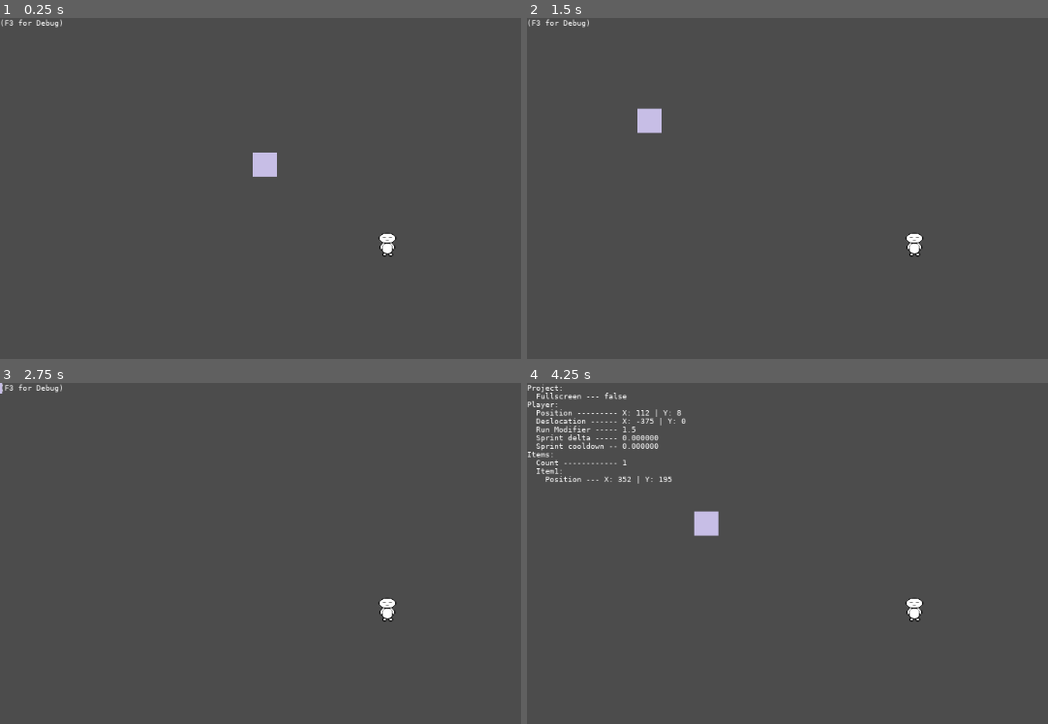
Above: before the commit, frames 1-4 (two rows, left to right).
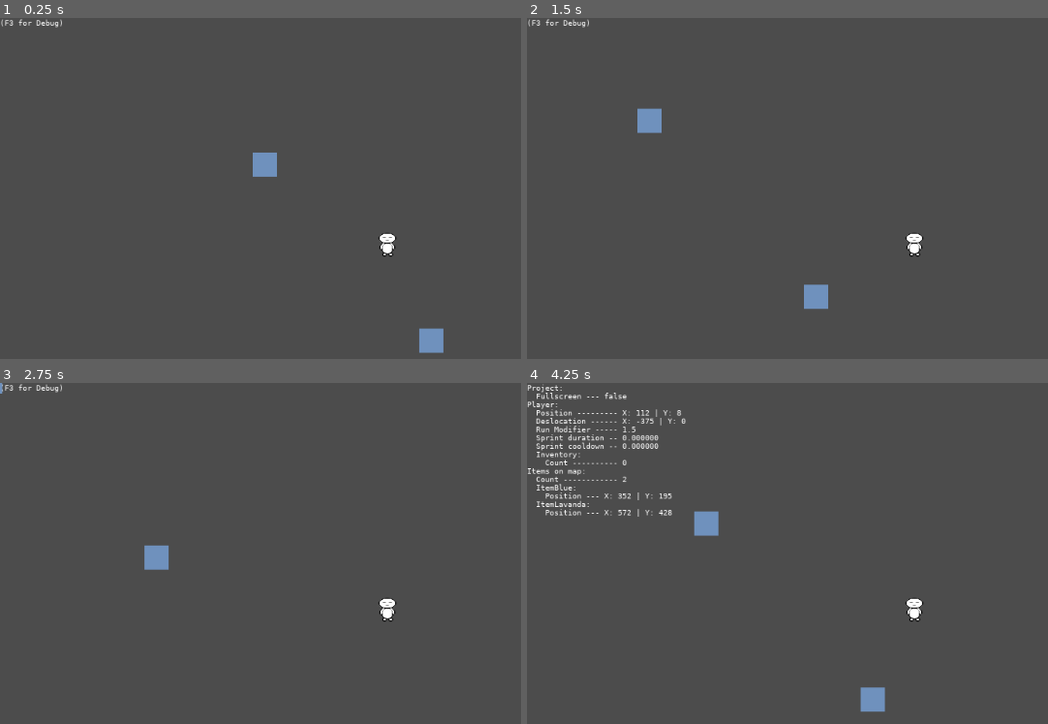
Above: after the commit, the same moments.

Repository: Ellyzeul/godot_first_game
Game: Godot game, scene res://levels/World.tscn
The game is run twice, just before and just after one commit, with the same random seed, the same clock (stepped at 60 frames per second) and the same inputs.
Inputs:
- Up to frame 1 (0.25 s): no input
- Up to frame 2 (1.5 s): tap Enter at 0.5 s; hold Right (right) 0.53-1.28 s; tap Ctrl (sprint) at 0.6 s; hold Down (down) from 1.28 s (still down); tap Shift (run) at 1.35 s
- Up to frame 3 (2.75 s): tap Ctrl (sprint) at 1.55, 2.1 s; release Down (down) at 2.03 s; hold Right (right) from 2.03 s (still down)
- Up to frame 4 (4.25 s): release Right (right) at 2.78 s; hold Up (up) 2.78-3.53 s; tap Ctrl (sprint) at 2.85, 3.8 s; hold Left (left) from 3.53 s (still down); hold Shift (run) from 3.53 s (still down); tap F3 (debug) at 4.15 s

The runs differ from the first frame. In frame 1, 0.7% of the frame differs, in the area x 48-86%, y 39-99%; in frame 2, 0.7%; in frame 3, 0.4%; in frame 4, 1.6%, in the area x 0-69%, y 15-97%.

Commit message:
feat: inventory and items pick up

Diff:
--- a/characters/player/Player.gd
+++ b/characters/player/Player.gd
@@ -1,6 +1,8 @@
 extends KinematicBody2D
 
 const Player = preload("res://characters/player/lib.gd")
+const Utils = preload("res://utils.gd")
+var inventory
 var speed
 var running
 var sprint_duration
@@ -8,9 +10,9 @@
 var velocity
 var camera
 var collision_info
-var font
 
 func _ready():
+	inventory = []
 	speed = 250
 	running = 1
 	velocity = Vector2()
@@ -20,11 +22,20 @@
 
 func _physics_process(delta):
 	sprint_cooldown = Player.get_sprint_cooldown(sprint_cooldown, delta)
+
 	if sprint_cooldown == 0 or sprint_duration != 0:
 		sprint_duration = Player.get_sprint_duration(delta, sprint_duration)
 		if sprint_duration > 0:
 			sprint_cooldown = 2
+
 	running = Player.get_running(sprint_duration)
 	velocity = Player.get_velocity(speed, running)
-	var collision_info = move_and_slide(velocity, Vector2.UP)
-	update()
+
+	var _velocity = move_and_slide(velocity, Vector2.UP)
+
+	var collisions = []
+	for i in get_slide_count():
+		collisions.append(get_slide_collision(i).collider)
+
+	var unique_collisions = Utils.filter_array_for_uniques(collisions)
+	Player.process_collisions(self, unique_collisions)
--- a/characters/player/camera/PlayerCamera.gd
+++ b/characters/player/camera/PlayerCamera.gd
@@ -20,7 +20,7 @@
 	debug = false
 	top_left = PlayerCamera.get_top_left()
 
-func _process(delta):
+func _process(_delta):
 	debug = !debug if Input.is_action_just_pressed("debug") else debug
 	top_left = PlayerCamera.get_top_left()
 	PlayerCamera.toogle_fullscreen()
--- a/characters/player/camera/lib.gd
+++ b/characters/player/camera/lib.gd
@@ -15,10 +15,12 @@
 	OS.set_window_fullscreen(new_fullscreen)
 
 static func get_messages(world, player):
-	var items = world.items
-	var item_count
+	var map_items = world.items
+	var map_items_count
+	var inventory = player.inventory
+	var inventory_count = inventory.size()
 
-	item_count = items.size()
+	map_items_count = map_items.size()
 
 	var messages = [
 		"Project:",
@@ -27,14 +29,22 @@
 		"  Position --------- X: %d | Y: %d" % [player.position.x, player.position.y],
 		"  Deslocation ------ X: %d | Y: %d" % [player.velocity.x, player.velocity.y],
 		"  Run Modifier ----- %2.1f" % [player.running],
-		"  Sprint delta ----- %f" % [player.sprint_duration],
+		"  Sprint duration -- %f" % [player.sprint_duration],
 		"  Sprint cooldown -- %f" % [player.sprint_cooldown],
-		"Items:",
-		"  Count ------------ %d" % [item_count]
+		"  Inventory:",
+		"    Count ---------- %d" % [inventory_count]
 	]
 
-	for i in range(item_count):
-		messages.push_back("  Item%d:" % [i+1])
-		messages.push_back("    Position --- X: %d | Y: %d" % [items[i].position.x, items[i].position.y])
+	for item in player.inventory:
+		messages.append("    %s" % [item.name])
+
+	messages.append_array([
+		"Items on map:",
+		"  Count ------------ %d" % [map_items_count]
+	])
+
+	for item in map_items:
+		messages.append("  %s:" % [item.name])
+		messages.append("    Position --- X: %d | Y: %d" % [item.position.x, item.position.y])
 
 	return messages
--- a/characters/player/lib.gd
+++ b/characters/player/lib.gd
@@ -39,3 +39,16 @@
 	position.y += velocity.y
 
 	return position
+
+static func process_collisions(player, collisions):
+	var collision_name
+
+	for collision in collisions:
+		collision_name = collision.name
+
+		if collision_name.find("Item") != -1:
+			var item = collision
+			player.inventory.append(item)
+			collision.get_parent().remove_child(collision)
+
+			continue
--- a/levels/World.gd
+++ b/levels/World.gd
@@ -6,5 +6,5 @@
 func _ready():
 	items = WorldModule.get_items(self)
 
-func _process(delta):
+func _process(_delta):
 	items = WorldModule.get_items(self)
--- a/levels/World.tscn
+++ b/levels/World.tscn
@@ -10,4 +10,7 @@
 
 [node name="Player" parent="." instance=ExtResource( 1 )]
 
-[node name="Item" parent="." instance=ExtResource( 4 )]
+[node name="ItemBlue" parent="." instance=ExtResource( 4 )]
+
+[node name="ItemLavanda" parent="." instance=ExtResource( 4 )]
+position = Vector2( 572, 428 )
--- a/models/items/Item.tscn
+++ b/models/items/Item.tscn
@@ -1,6 +1,6 @@
 [gd_scene load_steps=3 format=2]
 
-[ext_resource path="res://models/items/item2_spr.png" type="Texture" id=1]
+[ext_resource path="res://models/items/item1_spr.png" type="Texture" id=1]
 
 [sub_resource type="RectangleShape2D" id=1]
 extents = Vector2( 16, 16 )
--- /dev/null
+++ b/utils.gd
@@ -0,0 +1,18 @@
+static func filter_array_for_uniques(arr):
+	var new_arr = []
+	var new_arr_size = 0
+	var arr_size = arr.size()
+	var dup
+
+	for i in range(arr_size):
+		dup = false
+		for j in range(new_arr_size):
+			if new_arr[j] == arr[i]:
+				dup = true
+				break
+		print(arr[i])
+		if !dup:
+			new_arr.append(arr[i])
+			new_arr_size+=1
+
+	return new_arr
Binary file added: icon.png
Not shown, added: icon.png.import
